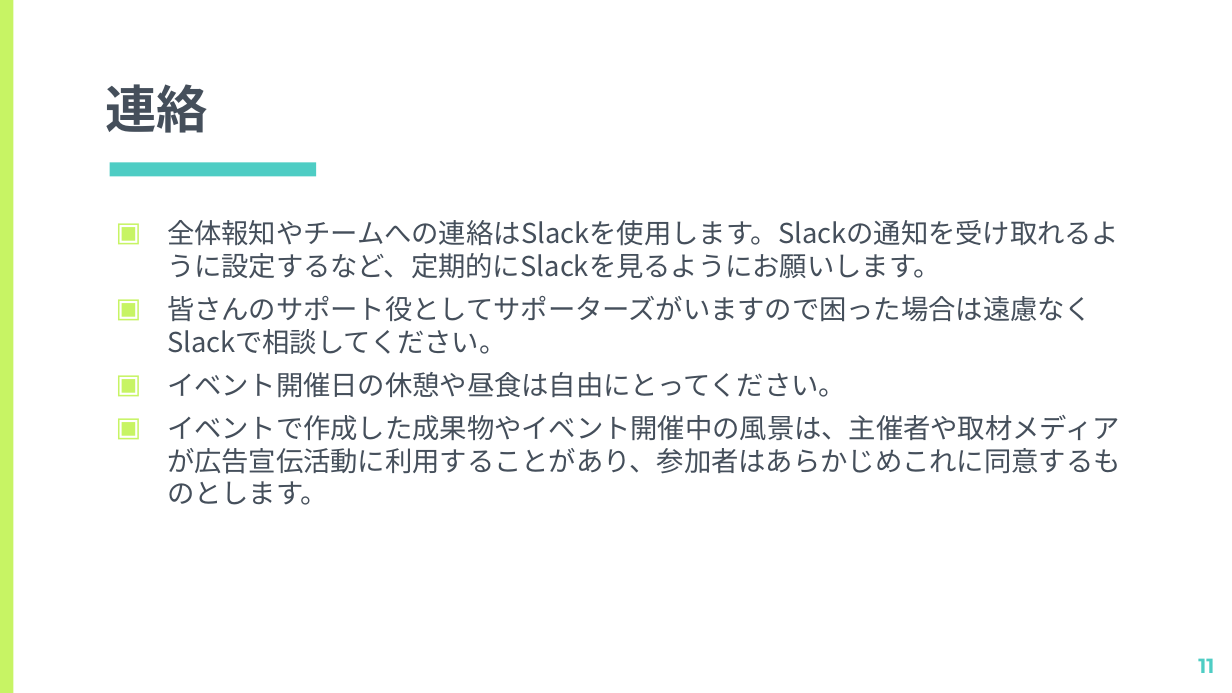
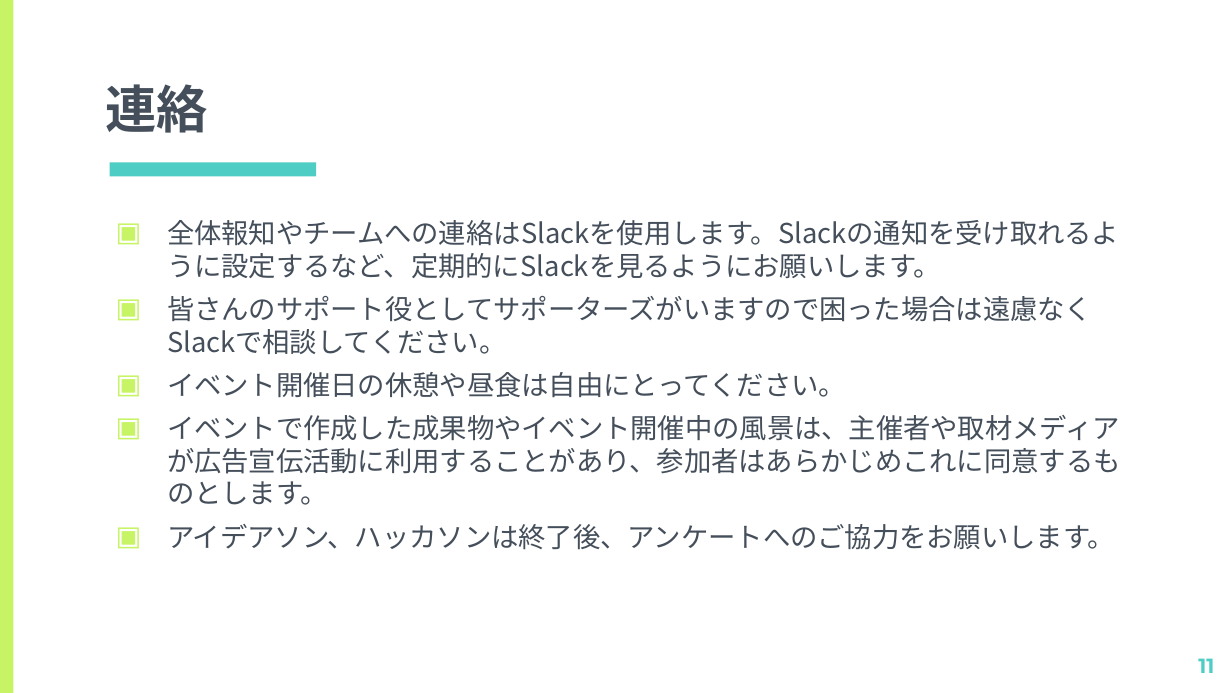
Before and after one commit to kiyohome/wacchi, a slide deck: slide 11 of 2021/ITで地域課題を解決しよう.pptx. Drawn at 1232x693 pixels with LibreOffice and Linux fonts; fonts in the diff are those of the drawing. Boxes give left, top, right and bottom in pixels: in the first picture for what was removed or moved away, otherwise in the second. Text is boxed around its words. In the diff, an @@ line names an element or a change of style, - is before the commit and + after.

```diff
--- a/2021/ITで地域課題を解決しよう.pptx
+++ b/2021/ITで地域課題を解決しよう.pptx
@@ text at [167, 524, 1115, 550]: paragraph added @@
+▣ アイデアソン、ハッカソンは終了後、アンケートへのご協力をお願いします。
```
Also in this commit, not shown: 2 other slides changed.
